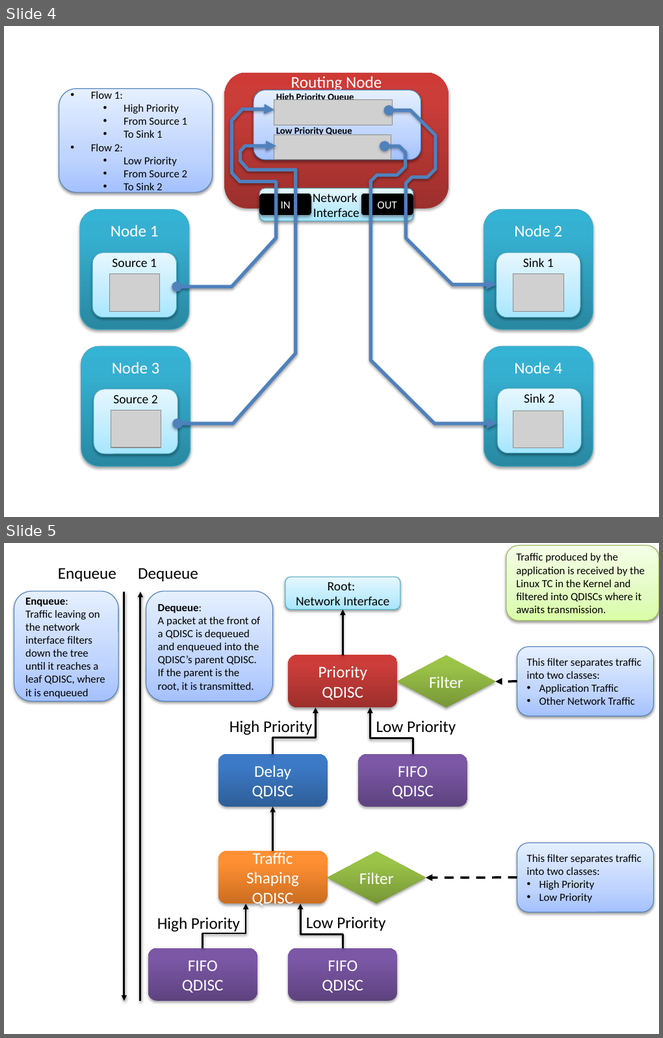
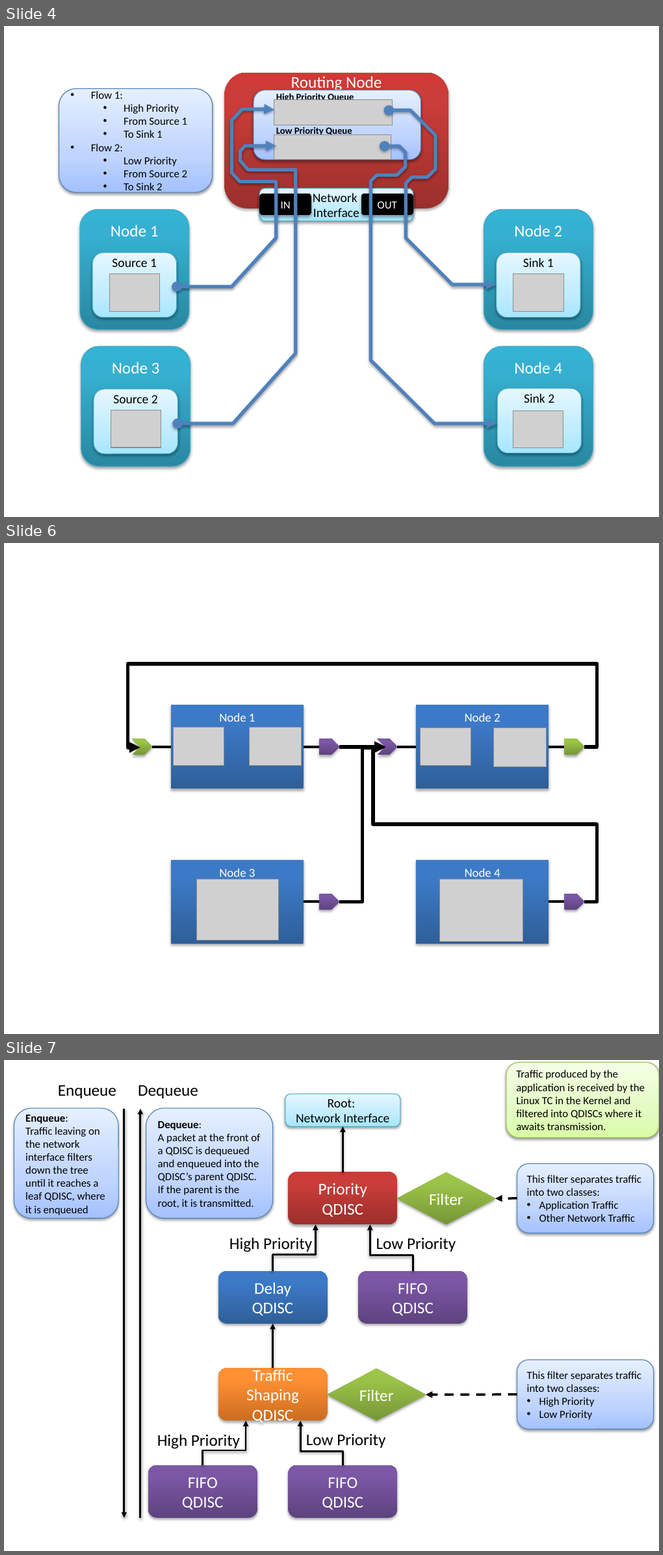
Before and after one commit to finger563/cbsat, a slide deck: thesis/figs/ros_component.pptx. Shown one above the other, each under a label of ours: slides 4 and 5 before the commit, slides 4, 6 and 7 after it; the slides between them are not shown. The pictures are 663x1038 and 663x1555 pixels, drawn with LibreOffice and Linux fonts; fonts in the diff are those of the drawing; grey boxes stand for pictures. Boxes give left, top, right and bottom in pixels: in the first picture for what was removed or moved away, otherwise in the second. Text is boxed around its words. In the diff, an @@ line names an element or a change of style, - is before the commit and + after.

```diff
--- a/thesis/figs/ros_component.pptx
+++ b/thesis/figs/ros_component.pptx
@@ slide 6 added at <box>4,543,659,1034</box>, background #FFFFFF @@
@@ elbow arrow added from (584, 746) to (140, 747), #000000 4 pt @@
@@ rectangle added at <box>171,705,304,789</box>, fill gradient #2F5F99 to #3D7CC7 to #3A7CCB, 13.5 pt, text #FFFFFF @@
+Node 1
@@ rectangle added at <box>416,705,549,789</box>, fill gradient #2F5F99 to #3D7CC7 to #3A7CCB, 13.5 pt, text #FFFFFF @@
+Node 2
@@ picture added at <box>173,727,224,765</box> @@
@@ picture added at <box>250,727,302,766</box> @@
@@ picture added at <box>420,728,471,766</box> @@
@@ picture added at <box>493,728,546,767</box> @@
@@ chevron added at <box>133,739,153,756</box>, fill gradient #779737 to #9BC348 to #9DC746 @@
@@ line added from (152, 746) to (171, 746), #000000 3 pt @@
@@ line added from (304, 746) to (319, 746), #000000 3 pt @@
@@ pentagon arrow added at <box>319,739,339,756</box>, fill gradient #5F4480 to #7B58A6 to #7C57A8 @@
@@ elbow arrow added from (339, 746) to (386, 747), #000000 4 pt @@
@@ elbow arrow added from (339, 902) to (386, 746), #000000 4 pt @@
@@ elbow arrow added from (584, 902) to (386, 746), #000000 4 pt @@
@@ chevron added at <box>378,739,398,756</box>, fill gradient #5F4480 to #7B58A6 to #7C57A8 @@
@@ line added from (398, 746) to (416, 746), #000000 3 pt @@
@@ line added from (549, 746) to (565, 746), #000000 3 pt @@
@@ pentagon arrow added at <box>565,739,585,756</box>, fill gradient #779737 to #9BC348 to #9DC746 @@
@@ rectangle added at <box>171,860,304,944</box>, fill gradient #2F5F99 to #3D7CC7 to #3A7CCB, 13.5 pt, text #FFFFFF @@
+Node 3
@@ rectangle added at <box>416,860,549,944</box>, fill gradient #2F5F99 to #3D7CC7 to #3A7CCB, 13.5 pt, text #FFFFFF @@
+Node 4
@@ picture added at <box>196,879,278,941</box> @@
@@ picture added at <box>440,879,523,941</box> @@
@@ line added from (304, 902) to (319, 902), #000000 3 pt @@
@@ pentagon arrow added at <box>319,894,339,910</box>, fill gradient #5F4480 to #7B58A6 to #7C57A8 @@
@@ line added from (549, 902) to (565, 902), #000000 3 pt @@
@@ pentagon arrow added at <box>565,894,585,910</box>, fill gradient #5F4480 to #7B58A6 to #7C57A8 @@
@@ what was slide 5 is now slide 7 @@
```
Also in this commit, not shown: 1 slide changed, 1 other slide added, 4 other files.
